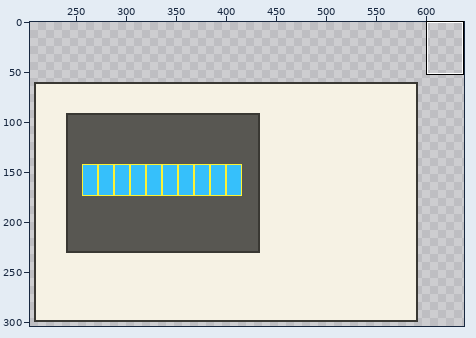
Pixel-art file: art/SceneFaxMachine.aseprite. Above, an overview of the earlier version with the close-up marked.
Close-up. Earlier state:
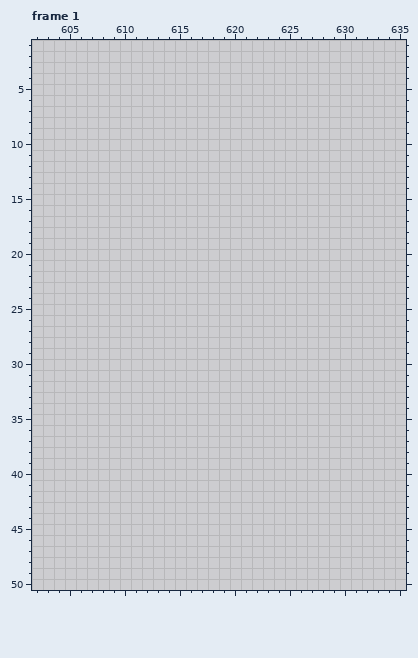
640x360 pixels, 4 frames. Shown: frame 1: x 602..635, y 1..50. The wide view leaves out empty margins. The commit also changed other frames or places, which this record leaves out.
Now the later version:
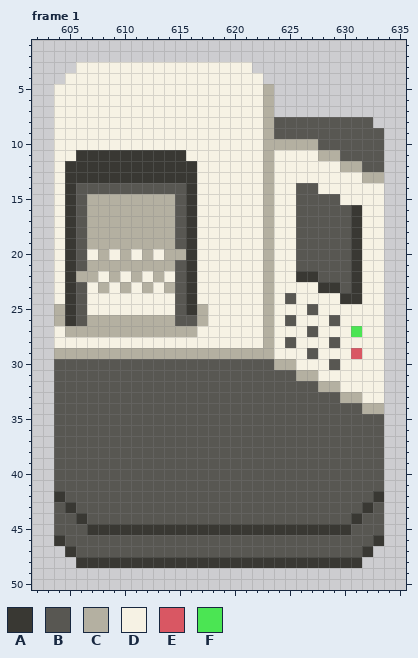
Palette (. is transparent): A #393833  B #585752  C #b4b0a1  D #f6f2e4  E #d95763  F #4be553
From old to new:
layer "Layer 4" now shown
--- frame 1, layer "Layer 4"
@@ x 602..635 @@
  2 ..................................
- 3 ..................................
- 4 ..................................
- 5 ..................................
- 6 ..................................
- 7 ..................................
- 8 ..................................
- 9 ..................................
-10 ..................................
-11 ..................................
-12 ..................................
-13 ..................................
-14 ..................................
-15 ..................................
-16 ..................................
-17 ..................................
-18 ..................................
-19 ..................................
-20 ..................................
-21 ..................................
-22 ..................................
-23 ..................................
-24 ..................................
-25 ..................................
-26 ..................................
-27 ..................................
-28 ..................................
-29 ..................................
-30 ..................................
-31 ..................................
-32 ..................................
-33 ..................................
-34 ..................................
-35 ..................................
-36 ..................................
-37 ..................................
-38 ..................................
-39 ..................................
-40 ..................................
-41 ..................................
-42 ..................................
-43 ..................................
-44 ..................................
-45 ..................................
-46 ..................................
-47 ..................................
-48 ..................................
+ 3 ....DDDDDDDDDDDDDDDD..............
+ 4 ...DDDDDDDDDDDDDDDDDD.............
+ 5 ..DDDDDDDDDDDDDDDDDDDC............
+ 6 ..DDDDDDDDDDDDDDDDDDDC............
+ 7 ..DDDDDDDDDDDDDDDDDDDC............
+ 8 ..DDDDDDDDDDDDDDDDDDDCBBBBBBBBB...
+ 9 ..DDDDDDDDDDDDDDDDDDDCBBBBBBBBBB..
+10 ..DDDDDDDDDDDDDDDDDDDCCCCCBBBBBB..
+11 ..DDAAAAAAAAAADDDDDDDCDDDDCCBBBB..
+12 ..DAAAAAAAAAAAADDDDDDCDDDDDDCCBB..
+13 ..DAAAAAAAAAAAADDDDDDCDDDDDDDDCC..
+14 ..DABBBBBBBBBBADDDDDDCDDBBDDDDDD..
+15 ..DABCCCCCCCCBADDDDDDCDDBBBBDDDD..
+16 ..DABCCCCCCCCBADDDDDDCDDBBBBBADD..
+17 ..DABCCCCCCCCBADDDDDDCDDBBBBBADD..
+18 ..DABCCCCCCCCBADDDDDDCDDBBBBBADD..
+19 ..DABCCCCCCCCBADDDDDDCDDBBBBBADD..
+20 ..DABDCDCDCDCCADDDDDDCDDBBBBBADD..
+21 ..DABCCCCCCCCBADDDDDDCDDBBBBBADD..
+22 ..DACCDCDCDCDBADDDDDDCDDAABBBADD..
+23 ..DABDCDCDCDCBADDDDDDCDDDDAABADD..
+24 ..DABDDDDDDDDBADDDDDDCDBDDDDAADD..
+25 ..CABDDDDDDDDBACDDDDDCDDDBDDDDDD..
+26 ..CABCCCCCCCCBBCDDDDDCDBDDDBDDDD..
+27 ..DCCCCCCCCCCCCDDDDDDCDDDBDDDFDD..
+28 ..DDDDDDDDDDDDDDDDDDDCDBDDDBDDDD..
+29 ..CCCCCCCCCCCCCCCCCCCCDDDBDDDEDD..
+30 ..BBBBBBBBBBBBBBBBBBBBCCDDDBDDDD..
+31 ..BBBBBBBBBBBBBBBBBBBBBBCCDDDDDD..
+32 ..BBBBBBBBBBBBBBBBBBBBBBBBCCDDDD..
+33 ..BBBBBBBBBBBBBBBBBBBBBBBBBBCCDD..
+34 ..BBBBBBBBBBBBBBBBBBBBBBBBBBBBCC..
+35 ..BBBBBBBBBBBBBBBBBBBBBBBBBBBBBB..
+36 ..BBBBBBBBBBBBBBBBBBBBBBBBBBBBBB..
+37 ..BBBBBBBBBBBBBBBBBBBBBBBBBBBBBB..
+38 ..BBBBBBBBBBBBBBBBBBBBBBBBBBBBBB..
+39 ..BBBBBBBBBBBBBBBBBBBBBBBBBBBBBB..
+40 ..BBBBBBBBBBBBBBBBBBBBBBBBBBBBBB..
+41 ..BBBBBBBBBBBBBBBBBBBBBBBBBBBBBB..
+42 ..ABBBBBBBBBBBBBBBBBBBBBBBBBBBBA..
+43 ..BABBBBBBBBBBBBBBBBBBBBBBBBBBAB..
+44 ..BBABBBBBBBBBBBBBBBBBBBBBBBBABB..
+45 ..BBBAAAAAAAAAAAAAAAAAAAAAAAABBB..
+46 ..ABBBBBBBBBBBBBBBBBBBBBBBBBBBBA..
+47 ...ABBBBBBBBBBBBBBBBBBBBBBBBBBA...
+48 ....AAAAAAAAAAAAAAAAAAAAAAAAAA....
 49 ..................................
Where, in picture pixels (left, top, right, bottom), the same in both close-ups:
added: (54, 62, 384, 568)
